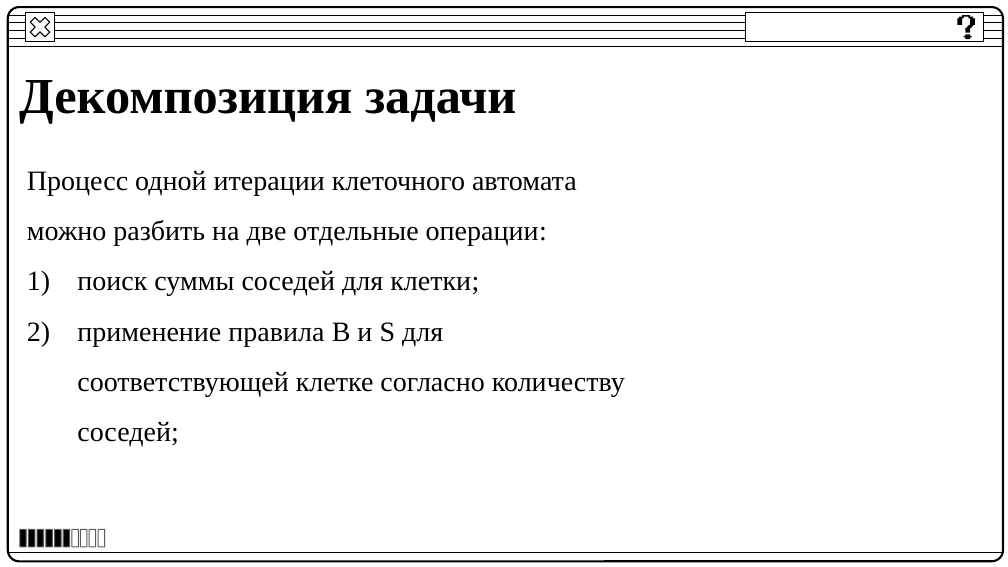
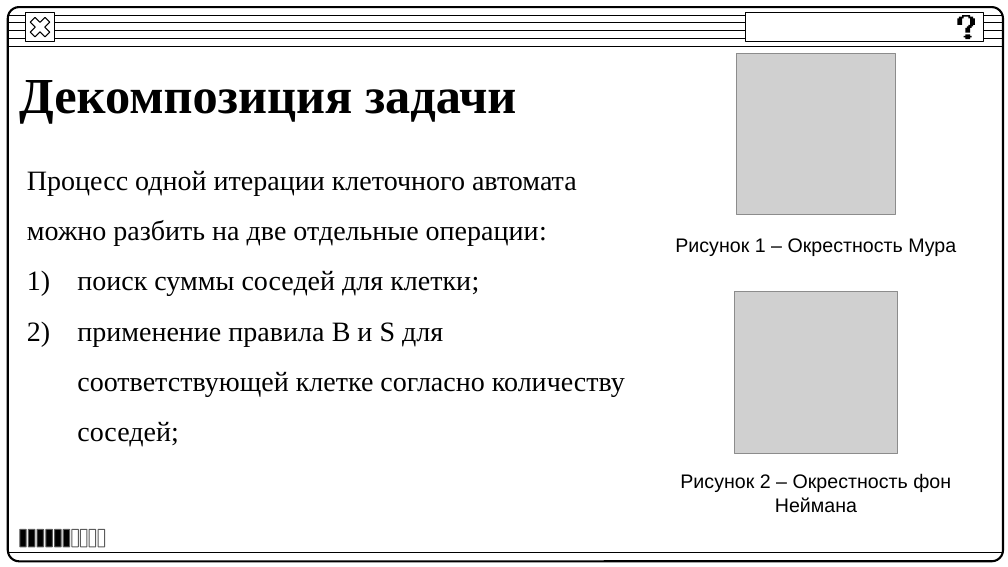
Before and after one commit to BakaKrt/DiplomAPI, a slide deck: slide 6 of ВКР/ВКР.pptx. Drawn at 1008x567 pixels with LibreOffice and Linux fonts; fonts in the diff are those of the drawing; grey boxes stand for pictures. Boxes give left, top, right and bottom in pixels: in the first picture for what was removed or moved away, otherwise in the second. Text is boxed around its words. In the diff, an @@ line names an element or a change of style, - is before the commit and + after.

```diff
--- a/ВКР/ВКР.pptx
+++ b/ВКР/ВКР.pptx
@@ picture added at (x1=737, y1=53, x2=895, y2=215) @@
@@ text added at (x1=675, y1=238, x2=956, y2=256), 14 pt, text #000000 @@
+Рисунок 1 – Окрестность Мура
@@ picture added at (x1=734, y1=291, x2=897, y2=454) @@
@@ text added at (x1=680, y1=473, x2=951, y2=513), 14 pt, text #000000 @@
+Рисунок 2 – Окрестность фон Неймана
```
Also in this commit, not shown: 7 other slides changed, 3 other files.
